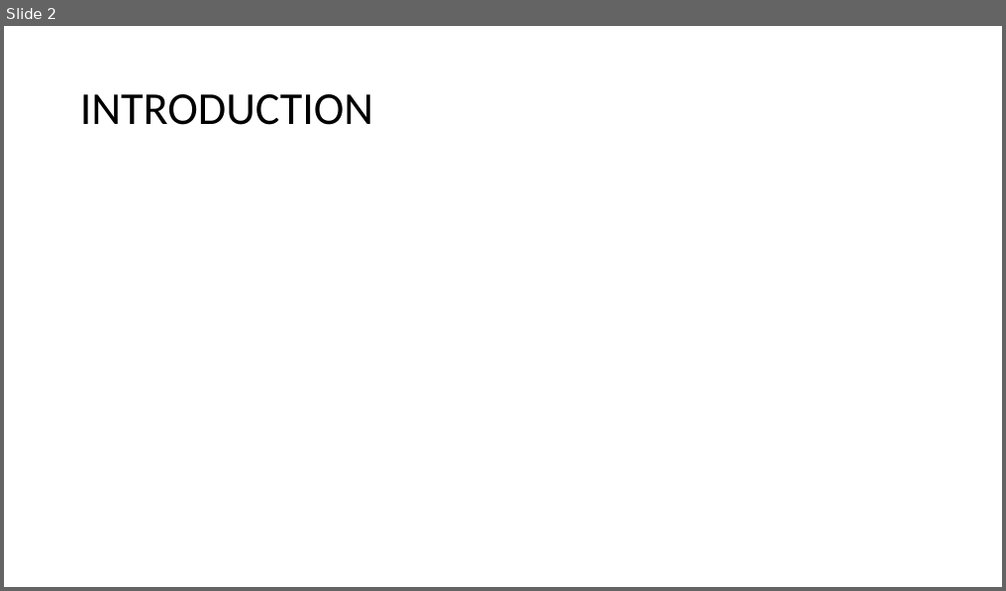
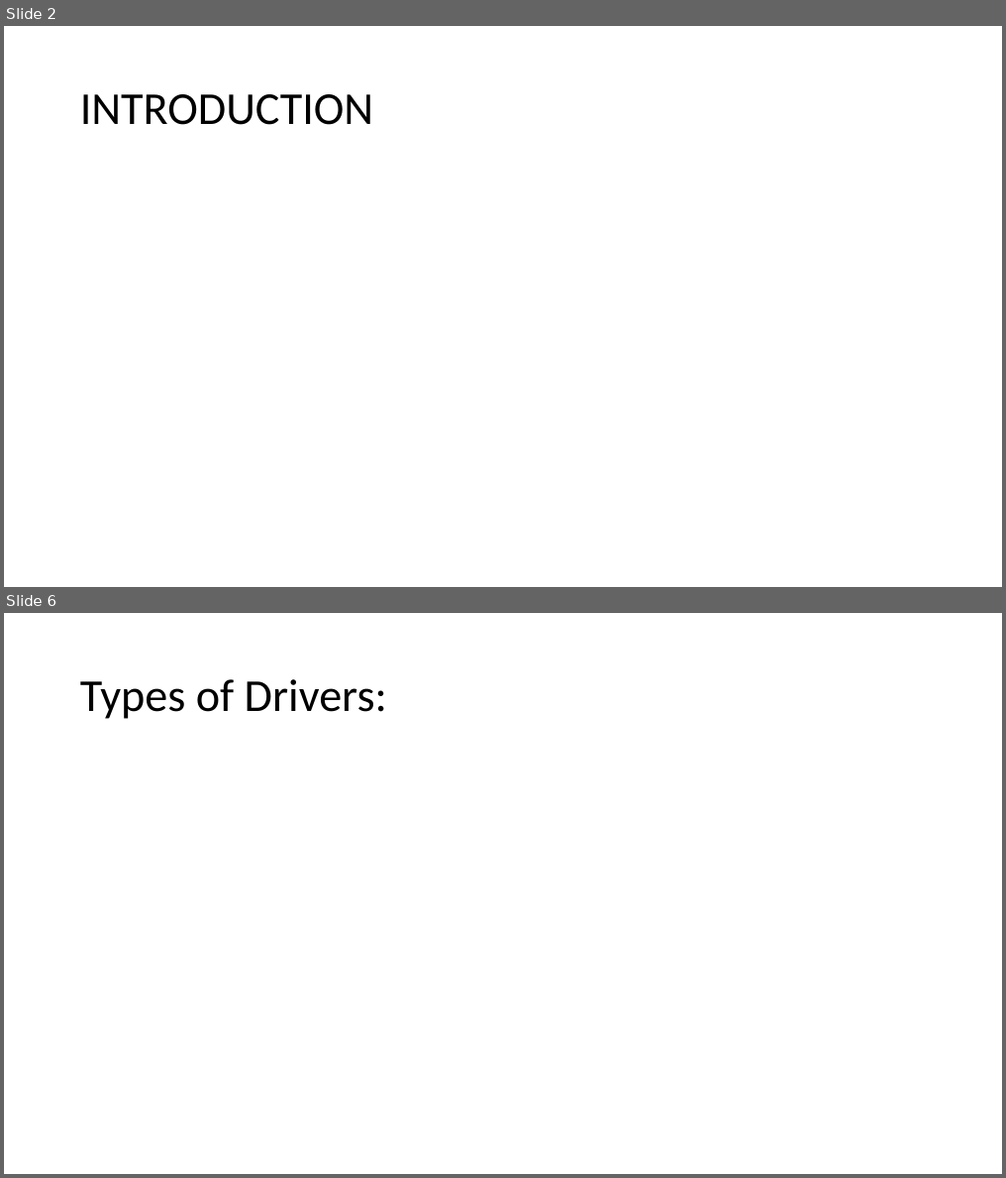
Before and after one commit to nihadjifri/Linux-device-drivers, a slide deck: ldd.pptx. Shown one above the other, each under a label of ours: slide 2 before the commit, slides 2 and 6 after it; the slides between them are not shown. The pictures are 1006x591 and 1006x1178 pixels, drawn with LibreOffice and Linux fonts; fonts in the diff are those of the drawing. Boxes give left, top, right and bottom in pixels: in the first picture for what was removed or moved away, otherwise in the second. Text is boxed around its words. In the diff, an @@ line names an element or a change of style, - is before the commit and + after.

```diff
--- a/ldd.pptx
+++ b/ldd.pptx
@@ slide 6 added at <box>4,613,1002,1174</box>, background #FFFFFF @@
@@ title added at <box>80,679,387,719</box>, 44 pt, text #000000 @@
+Types of Drivers:
```
Also in this commit, not shown: 15 other slides added.
